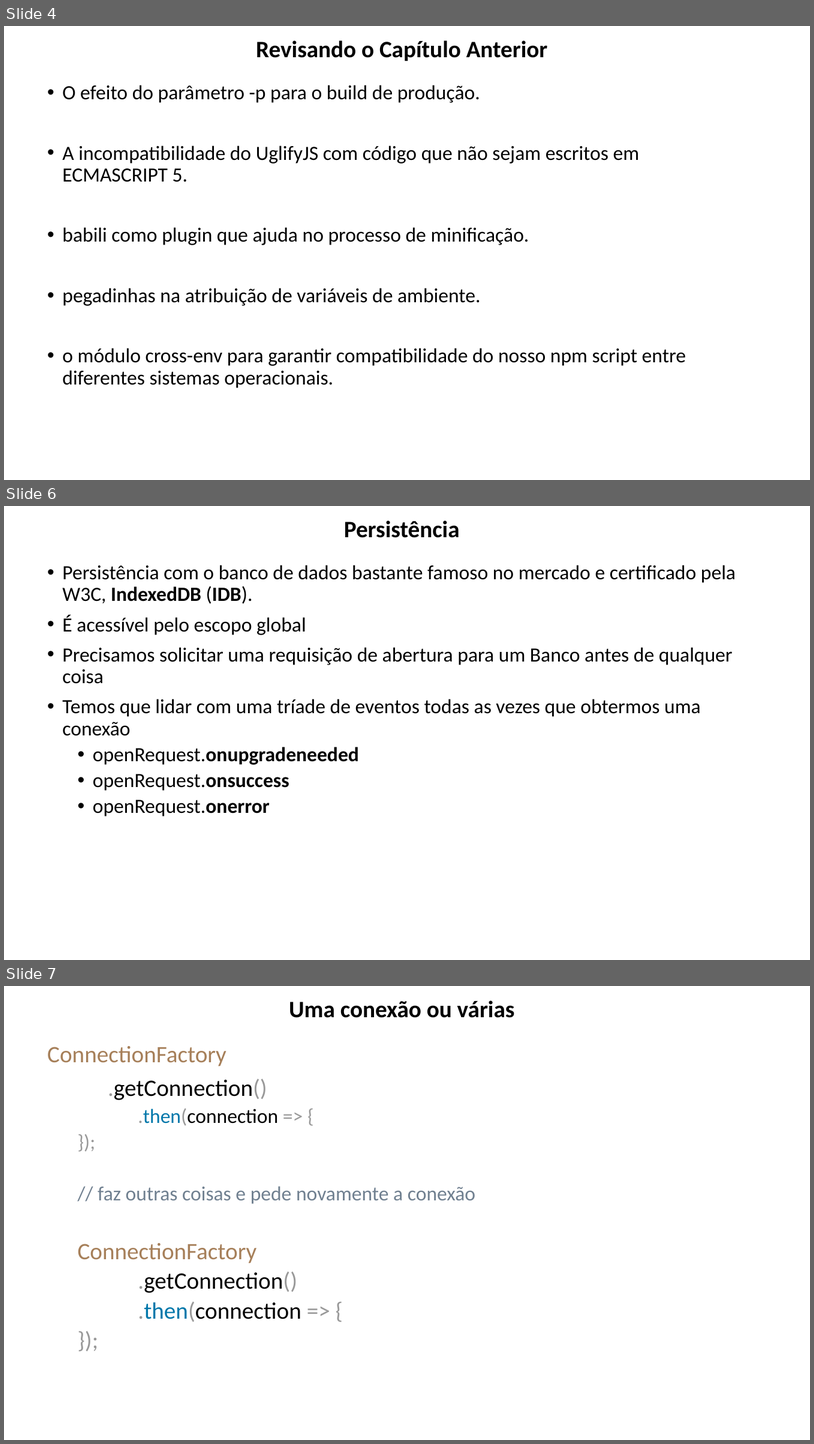
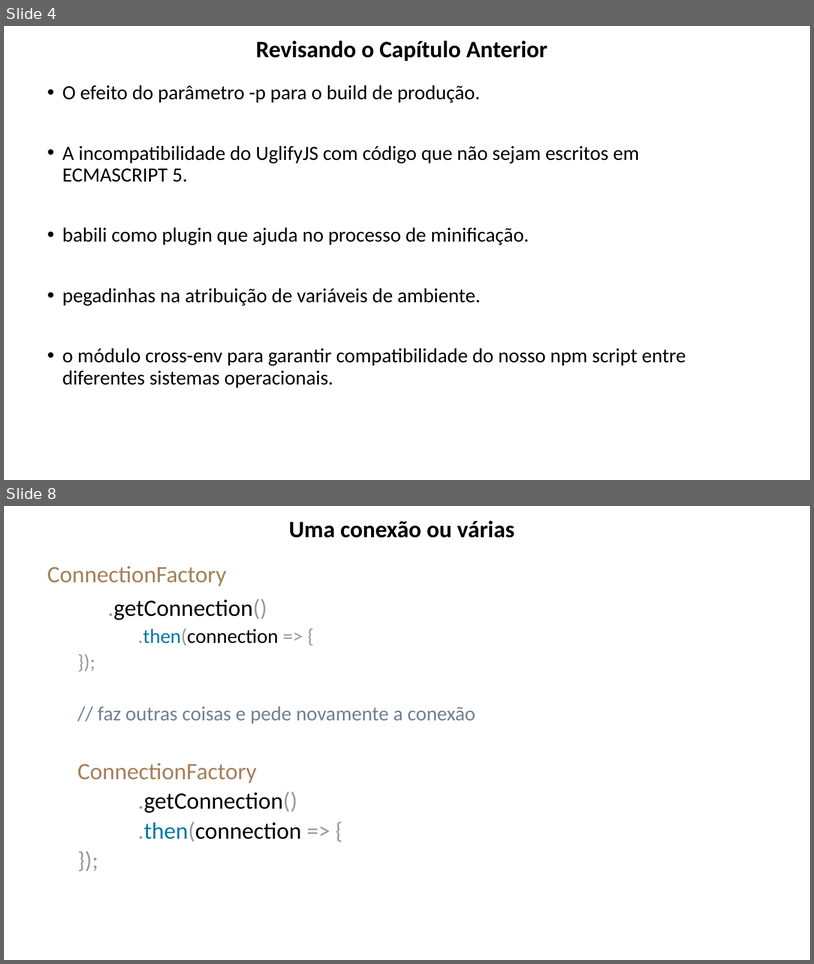
Before and after one commit to lacsousa/webpack, a slide deck: docs/Webpack-resumo.pptx. Shown one above the other, each under a label of ours: slides 4, 6 and 7 before the commit, slides 4 and 8 after it; the slides between them are not shown. The pictures are 814x1444 and 814x964 pixels, drawn with LibreOffice and Linux fonts; fonts in the diff are those of the drawing. Boxes give left, top, right and bottom in pixels: in the first picture for what was removed or moved away, otherwise in the second. Text is boxed around its words. In the diff, an @@ line names an element or a change of style, - is before the commit and + after.

```diff
--- a/docs/Webpack-resumo.pptx
+++ b/docs/Webpack-resumo.pptx
@@ slide 6 removed at (4,506,810,960), background #FFFFFF @@
@@ title removed at (344,520,460,538) @@
-Persistência
@@ text removed at (62,565,736,816) @@
-• Persistência com o banco de dados bastante famoso no mercado e certificado pela W3C, IndexedDB (IDB).
-• É acessível pelo escopo global
-• Precisamos solicitar uma requisição de abertura para um Banco antes de qualquer coisa
-• Temos que lidar com uma tríade de eventos todas as vezes que obtermos uma conexão
-  • openRequest.onupgradeneeded
-  • openRequest.onsuccess
-  • openRequest.onerror
@@ what was slide 7 is now slide 8 @@
```
Also in this commit, not shown: 1 slide changed, 2 slides added, 1 other slide removed, 6 other files.
